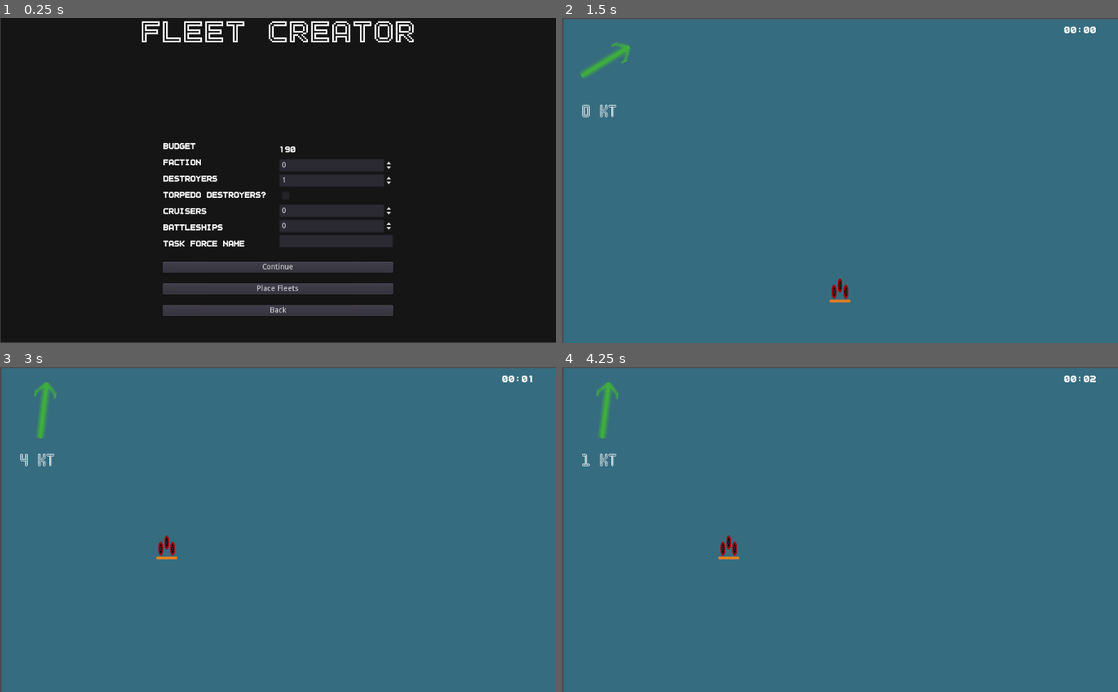
Above: before the commit, frames 1-4 (two rows, left to right).
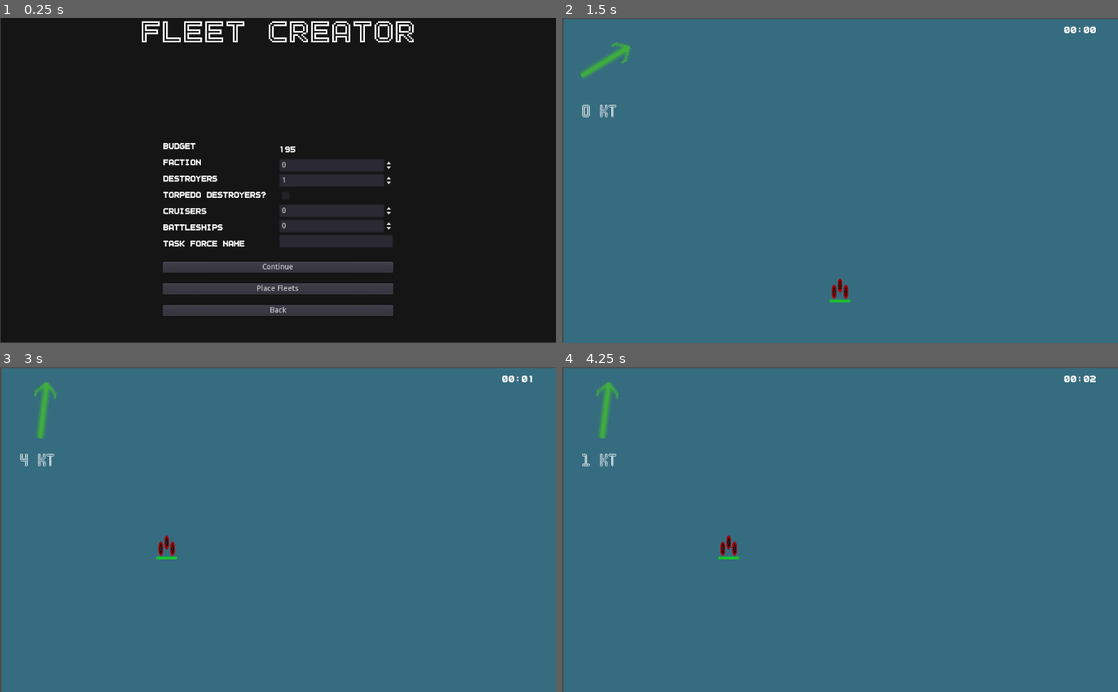
Above: after the commit, the same moments.

Repository: peter-shaw-benson/naval-game
Game: Godot game, scene res://gui/AdvancedFleetMaker.tscn
Same seed, same stepped clock (60 frames per second), same inputs: the game is played once before the commit and once after it. This scene is started directly instead of the project's main scene.
Inputs (mouse positions are in pixels of both pictures, inside the frame that each line leads up to):
- Up to frame 1 (0.25 s): no input
- Up to frame 2 (1.5 s): click (895, 242) at 0.52 s; type "Alex" at 0.6 s; click "Place Fleets" at 1.25 s
- Up to frame 3 (3 s): move the mouse to (55, 461) at 2.02 s; hold B (stop) 2.03-2.78 s; click (55, 461) at 2.17 s; tap Z (strike) at 2.3, 2.85 s; move the mouse to (166, 545) at 2.77 s; click (166, 545) at 2.92 s
- Up to frame 4 (4.25 s): tap R (repair, bound only after the commit) at 3.05 s; tap Enter at 3.5 s; move the mouse to (895, 458) at 3.52 s; hold R (repair, bound only after the commit) from 3.53 s (still down); click (895, 458) at 3.67 s; tap B (stop) at 3.8 s

The runs differ from the first frame. In frame 1, less than 0.1% of the frame differs, in the area x 52-54%, y 39-42%; in frame 2, less than 0.1%, in the area x 48-52%, y 86-88%; in frame 3, less than 0.1%; in frame 4, less than 0.1%.

Commit message:
added fire, worked on ship condition displaying a bit

Diff:
--- a/Entities/Entity.gd
+++ b/Entities/Entity.gd
@@ -4,31 +4,47 @@
 
 # Navigation Variables
 var speed: int
+var max_speed: int
+
 var max_range: int
+
 var turn_weight: float
+var max_turn_weight: float
+
 var entity_class: String
 var wind_resistance: float
 # Combat Variables
 var hide_range: int
 var visibility_range: int
 var crew: float
+
 var hit_points: float
 var max_health: float
+
 var armor: float
+var max_armor: float
 
 var weapons_list: Array
 var aircraft_list = []
+
+# Need maxes for combat / damage / healing purposes
 
 var roller = RandomNumberGenerator.new()
 
 func init(speed, max_range, turn_weight, hit_points, armor, hide_range, visibility, crew):
 	self.speed = speed
+	self.max_speed = speed
+
 	self.max_range = max_range
 	self.turn_weight = turn_weight
+	self.max_turn_weight = turn_weight
 
 	self.hit_points = hit_points
 	self.max_health = hit_points
+
 	self.armor = armor
+	self.max_armor = armor
+
 	self.hide_range = hide_range
 	self.visibility_range = visibility
 	self.crew = crew
@@ -89,8 +105,10 @@
 
 	var range_factor_accuracy
 
-
-	range_factor_accuracy = 1 / (distance / GameState.get_rangeFactor())
+	if distance > 1:
+		range_factor_accuracy = 1 / (distance / GameState.get_rangeFactor())
+	else:
+		range_factor_accuracy = 2
 
 	if distance > weapon.max_range:
 		range_factor_accuracy *= GameState.get_outOfRange()
@@ -139,3 +157,6 @@
 	s += "\nWEAPONS\n"
 
 	s += self.weapons_to_string()
+
+func repair():
+	pass
--- a/Entities/Ships/Ship.gd
+++ b/Entities/Ships/Ship.gd
@@ -9,7 +9,8 @@
 	"battery": 0.01,
 	"rudder": 0.03,
 	"armor": 0.05,
-	"hangar": 0.06
+	"hangar": 0.06,
+	"fire": 0.2
 }
 
 var subsystems_damaged = []
@@ -28,7 +29,7 @@
 
 func get_most_recent_damage():
 	if subsystems_damaged.size() > 0:
-		return subsystems_damaged.last()
+		return subsystems_damaged[-1]
 	else:
 		return "healthy"
 
@@ -76,7 +77,7 @@
 		damage_result *= 1.5
 
 			# decrease turn speed
-		self.speed = self.speed * 0.8
+		self.speed = self.speed * 0.7
 
 		subsystems_damaged.append("engine")
 
@@ -92,6 +93,12 @@
 		subsystems_damaged.append("armor")
 
 		emit_signal("hit_subsystem", "armor")
+
+	# check for fire
+	var fire_roll = randf()
+	if fire_roll < module_hit_chances["fire"] and not burning:
+		burning = true
+		#print("ship burning!")
 
 	return damage_result
 
@@ -123,3 +130,19 @@
 				damage_result *= 2
 
 		hit_points -= damage_result
+
+func repair():
+	if hit_points < max_health:
+		hit_points += 1
+
+	if armor < max_armor:
+		armor += 0.5
+
+	if turn_weight < max_turn_weight:
+		turn_weight += 0.5 * (max_turn_weight - turn_weight)
+
+	if speed < max_speed:
+		speed += 0.75 * (max_speed - speed)
+
+	if burning:
+		burning = false
--- a/Game Map/Map 2.gd
+++ b/Game Map/Map 2.gd
@@ -303,23 +303,22 @@
 func display_selected_squad(squad):
 	get_node("SquadSelected").show()
 
-	var squad_text = squad.get_squad_info()
+	var squad_status = squad.get_status(null)
 	var squad_health = squad.get_total_health()
 	var squad_max_health = squad.get_squadron_max_health()
 
-	get_node("SquadSelected/VBoxContainer/ProgressBar").max_value = squad_max_health
-	get_node("SquadSelected/VBoxContainer/ProgressBar").value = squad_health
-
-	get_node("SquadSelected/VBoxContainer/SquadInfo").text = squad_text
+	get_node("SquadSelected").set_max_health(squad_max_health)
+	get_node("SquadSelected").update_health(squad_health)
+	get_node("SquadSelected").subsystem_status(squad_status)
 
 func squad_deselected(squad):
 	get_node("SquadSelected").hide()
 
-func update_squad_info(new_info, new_health):
+func update_squad_info(new_health, ship_status):
 	if get_node("SquadSelected").visible == true:
-		get_node("SquadSelected/VBoxContainer/ProgressBar").value = new_health
-
-		get_node("SquadSelected/VBoxContainer/SquadInfo").text = new_info
+		get_node("SquadSelected").update_health(new_health)
+
+		get_node("SquadSelected").subsystem_status(ship_status)
 
 # PLANE STUFF
 
--- a/Game Map/Map 2.tscn
+++ b/Game Map/Map 2.tscn
@@ -17,8 +17,7 @@
 [ext_resource path="res://Game Map/Weather/Fog.tscn" type="PackedScene" id=15]
 [ext_resource path="res://Game Map/Calvinatron/Calvinatron.gd" type="Script" id=16]
 [ext_resource path="res://Squad/LandFort/LandFort.tscn" type="PackedScene" id=17]
-[ext_resource path="res://art/themes/BackgroundBar.tres" type="StyleBox" id=18]
-[ext_resource path="res://art/themes/healthbar.tres" type="StyleBox" id=19]
+[ext_resource path="res://gui/SquadSelected.tscn" type="PackedScene" id=18]
 
 [sub_resource type="DynamicFont" id=1]
 size = 36
@@ -92,56 +91,7 @@
 "_edit_use_anchors_": false
 }
 
-[node name="SquadSelected" type="PopupPanel" parent="."]
-visible = true
-anchor_left = 0.998619
-anchor_top = 0.997831
-anchor_right = 0.998619
-anchor_bottom = 0.997831
-margin_left = -275.586
-margin_top = -50.6986
-margin_right = 0.414124
-margin_bottom = 0.301392
-__meta__ = {
-"_edit_use_anchors_": false
-}
-
-[node name="VBoxContainer" type="VBoxContainer" parent="SquadSelected"]
-anchor_right = 1.0
-anchor_bottom = 1.0
-margin_left = 4.0
-margin_top = 4.0
-margin_right = -4.0
-margin_bottom = -4.0
-size_flags_horizontal = 3
-size_flags_vertical = 3
-__meta__ = {
-"_edit_use_anchors_": false
-}
-
-[node name="ProgressBar" type="ProgressBar" parent="SquadSelected/VBoxContainer"]
-margin_right = 268.0
-margin_bottom = 19.0
-size_flags_vertical = 3
-custom_styles/fg = ExtResource( 19 )
-custom_styles/bg = ExtResource( 18 )
-value = 60.0
-percent_visible = false
-__meta__ = {
-"_edit_use_anchors_": false
-}
-
-[node name="SquadInfo" type="RichTextLabel" parent="SquadSelected/VBoxContainer"]
-margin_top = 23.0
-margin_right = 268.0
-margin_bottom = 43.0
-size_flags_horizontal = 3
-size_flags_vertical = 3
-custom_fonts/normal_font = ExtResource( 14 )
-text = "Health"
-__meta__ = {
-"_edit_use_anchors_": false
-}
+[node name="SquadSelected" parent="." instance=ExtResource( 18 )]
 
 [node name="Ship Popup Timer" type="Timer" parent="."]
 wait_time = 2.0
--- a/Squad/ShipSquadron.gd
+++ b/Squad/ShipSquadron.gd
@@ -24,12 +24,15 @@
 var ongoing_fire = Fire.new()
 var burning_animation = false
 
+# repairing
+var repairing = false
+
 # Called when the node enters the scene tree for the first time.
 func _ready():
 
 	# Combat Variables:
 	get_node("ShotTimer").wait_time = GameState.get_combatPace()
-	get_node("StatusPopups/Condition Popup").wait_time = GameState.get_combatPace() * 0.8
+	get_node("Condition Popup").wait_time = GameState.get_combatPace() * 0.8
 
 	self.weapon_dict = construct_weapon_dict()
 
@@ -84,11 +87,35 @@
 			self.current_target = self.global_position
 			self.target_array = []
 
+		elif Input.is_action_pressed("repair"):
+			# stop boat
+			if not repairing and not current_enemy_squadron:
+				start_repairs()
+			else:
+				end_repairs()
+
 		elif Input.is_action_pressed("patrol"):
 			last_button = "patrol"
 
 		elif Input.is_action_pressed("cancel"):
 			last_button = ""
+
+func start_repairs():
+	print("repairing")
+
+	self.current_target = self.global_position
+	self.target_array = []
+	self.stopped = true
+
+	self.repairing = true
+	get_node("RepairClock").start()
+
+func end_repairs():
+	print("stopped repairing")
+
+	self.stopped = false
+	self.repairing = false
+	get_node("RepairClock").stop()
 
 # Handle Island collisions
 func _on_Squadron_area_entered(area):
@@ -151,14 +178,7 @@
 		global_position.y - 20
 	)
 
-	get_node("StatusPopups/PopupHealth").rect_position = popup_location
-
-	var popup_location2 = Vector2(
-		global_position.x + 20,
-		global_position.y
-	)
-
-	get_node("StatusPopups/PopupConditions").rect_position = popup_location
+	get_node("StatusPopups").rect_position = popup_location
 
 func construct_weapon_dict():
 	weapon_dict = {}
@@ -184,8 +204,16 @@
 
 	return weapon_list
 
-func get_squadron_max_health():
-	return get_node("HealthBar").max_value
+func get_squadron_max_health(ship_based=false):
+	if ship_based:
+		var max_h = 0
+
+		for ship in units:
+			max_h += ship.get_max_health()
+
+		return max_h
+	else:
+		return get_node("HealthBar").max_value
 
 func construct_ship_dict():
 	ship_dict = {
@@ -222,7 +250,7 @@
 	current_enemy_squadron = null
 
 	get_node("ShotTimer").stop()
-	get_node("StatusPopups/PopupHealth").hide()
+	get_node("StatusPopups").hide()
 
 	#print(self.ships)
 
@@ -263,7 +291,12 @@
 
 	# screen weight is the ratio of capitals to screens, times the capital weight.
 	# screens will almost always be more.
-	var screen_weight = 1 - ((num_capitals / num_screens) * capital_weight)
+	var screen_weight
+
+	if num_screens == 0:
+		screen_weight = 0
+	else:
+		screen_weight = 1 - ((num_capitals / num_screens) * capital_weight)
 
 	if (num_capitals >= num_screens):
 		screen_weight = num_screens / num_capitals
@@ -311,7 +344,8 @@
 
 			# display in squad status?
 
-		if damaged_ship.get_most_recent_damage() != "healthy":
+		if damaged_ship.get_most_recent_damage() != "healthy"\
+		and self.faction == GameState.get_playerFaction():
 			on_subsystem_damage(damaged_ship.get_most_recent_damage())
 
 		check_ship_removal(damaged_ship, damage_index)
@@ -325,7 +359,7 @@
 		if self.faction == GameState.get_playerFaction():
 			self.show_attack_damage(get_node("HealthBar").value, get_total_health())
 
-	emit_signal("update_squad_info", get_squad_info(), get_total_health())
+		emit_signal("update_squad_info", get_total_health(), get_status(damaged_ship))
 
 func check_ship_removal(damaged_ship, damage_index):
 	if damaged_ship.get_health() <= 0:
@@ -348,7 +382,7 @@
 
 func shoot_guns(weapon_shooting_list, enemy_squadron, _stopped=false):
 
-	if enemy_squadron:
+	if enemy_squadron and not repairing:
 		for w in weapon_shooting_list:
 			enemy_squadron.take_damage(w, global_position.distance_to(enemy_squadron.global_position), stopped)
 
@@ -361,8 +395,10 @@
 			shoot_guns(weapon_dict[f], current_enemy_squadron)
 
 	if burning_ships.size() > 0:
+		#print(burning_ships)
+		#print("squadron burning!")
 		for ship in burning_ships:
-			ship.damage(ongoing_fire, false, 0, true)
+			ship.damage(ongoing_fire, false, -1, true)
 
 			check_ship_removal(ship, units.find(ship))
 
@@ -377,30 +413,58 @@
 		global_position.y - 20
 	)
 
-	get_node("StatusPopups/PopupHealth").show()
-	get_node("StatusPopups/PopupHealth").rect_position = popup_location
-	get_node("StatusPopups/PopupHealth/HealthText").text = damage_str
-
-	get_node("StatusPopups/Condition Popup").start()
+	get_node("StatusPopups").show()
+	get_node("StatusPopups").rect_position = popup_location
+
+	get_node("StatusPopups").set_health(damage_str)
+
+	get_node("Condition Popup").start()
 
 func on_subsystem_damage(type):
-	print("subsystem damaged:" + type)
+	# TODO: fully connect this
+
+	#print("subsystem damaged:" + type)
 
 	var popup_location = Vector2(
 		global_position.x + 20,
-		global_position.y
+		global_position.y - 20
 	)
 
 	var condition_str = type.to_upper()
 
-	get_node("StatusPopups/PopupConditions").show()
-	get_node("StatusPopups/PopupConditions").rect_position = popup_location
-	get_node("StatusPopups/PopupConditions/ConditionText").text = condition_str
+	get_node("StatusPopups").show()
+	get_node("StatusPopups").rect_position = popup_location
+
+	get_node("StatusPopups").set_condition(condition_str)
 
 	get_node("Condition Popup").start()
-
 
 func _on_Condition_Popup_timeout():
 	#print("hiding health popup")
-	get_node("PopupHealth").hide()
-	get_node("PopupConditions").hide()
+	get_node("StatusPopups").hide()
+
+func _on_RepairClock_timeout():
+	#print(str(get_total_health()) + "\t" + str(get_squadron_max_health(true)))
+
+	if (get_squadron_max_health(true) - get_total_health()) < 1:
+		end_repairs()
+
+	for ship in units:
+		ship.repair()
+
+		if ship in burning_ships:
+			burning_ships.remove(burning_ships.find(ship))
+
+		self.update_healthbar()
+
+	emit_signal("update_squad_info", get_total_health(), get_status(null))
+
+func get_status(damaged_ship):
+	if repairing:
+		return "repairing"
+	elif damaged_ship:
+		return damaged_ship.get_most_recent_damage()
+	elif burning_ships.size() > 0:
+		return "burning"
+	else:
+		return ""
--- a/Squad/Squadron.tscn
+++ b/Squad/Squadron.tscn
@@ -9,7 +9,7 @@
 [ext_resource path="res://art/Squadron Sprites 2/sprite_5.png" type="Texture" id=7]
 [ext_resource path="res://Miscellaneous/Detection Area.tscn" type="PackedScene" id=8]
 [ext_resource path="res://gui/StatusPopups.tscn" type="PackedScene" id=9]
-[ext_resource path="res://art/themes/fire.tres" type="StyleBox" id=10]
+[ext_resource path="res://art/themes/healthbar.tres" type="StyleBox" id=10]
 
 [sub_resource type="SpriteFrames" id=1]
 animations = [ {
@@ -84,8 +84,15 @@
 [node name="ShotTimer" type="Timer" parent="."]
 wait_time = 0.5
 
+[node name="RepairClock" type="Timer" parent="."]
+
 [node name="StatusPopups" parent="." instance=ExtResource( 9 )]
-margin_left = 0.176773
-margin_right = 40.1768
+margin_right = 112.0
+margin_bottom = 40.0
+
+[node name="Condition Popup" type="Timer" parent="."]
+one_shot = true
 [connection signal="area_entered" from="." to="." method="_on_Squadron_area_entered"]
 [connection signal="timeout" from="ShotTimer" to="." method="_on_ShotTimer_timeout"]
+[connection signal="timeout" from="RepairClock" to="." method="_on_RepairClock_timeout"]
+[connection signal="timeout" from="Condition Popup" to="." method="_on_Condition_Popup_timeout"]
--- a/Weapons/HeavyGun.gd
+++ b/Weapons/HeavyGun.gd
@@ -1,13 +1,13 @@
 extends "res://Weapons/Weapon.gd"
 
 var weapon_stats = {
-	"max_range": 120,
-	"fire_rate": 3,
-	"damage": 10,
-	"piercing": 12,
+	"max_range": 150,
+	"fire_rate": 4,
+	"damage": 5,
+	"piercing": 11,
 	"armor_damage": 1,
 	"anti_air": 0,
-	"base_accuracy": 0.75,
+	"base_accuracy": 0.5,
 	"accuracy_gain": 0.03
 }
 
--- a/Weapons/LightGun.gd
+++ b/Weapons/LightGun.gd
@@ -1,7 +1,7 @@
 extends "res://Weapons/Weapon.gd"
 
 var weapon_stats = {
-	"max_range": 40,
+	"max_range": 60,
 	"fire_rate": 1,
 	"damage": 0.5,
 	"piercing": 2,
--- a/Weapons/MediumGun.gd
+++ b/Weapons/MediumGun.gd
@@ -3,11 +3,11 @@
 var weapon_stats = {
 	"max_range": 100,
 	"fire_rate": 2,
-	"damage": 5,
+	"damage": 3,
 	"piercing": 7,
 	"armor_damage": 0.5,
 	"anti_air": 0.2,
-	"base_accuracy": 0.6,
+	"base_accuracy": 0.4,
 	"accuracy_gain": 0.03
 }
 
--- a/gui/AdvancedFleetMaker.gd
+++ b/gui/AdvancedFleetMaker.gd
@@ -7,9 +7,9 @@
 const Battleship = preload("res://Entities/Ships/Battleship.gd")
 
 # Budget costs:
-var destroyer_price = 10
-var cruiser_price = 20
-var battleship_price = 100
+var destroyer_price = 5
+var cruiser_price = 30
+var battleship_price = 50
 var torpedo_multiplier = 1.2
 
 var num_destroyers = 1
--- /dev/null
+++ b/gui/SquadSelected.gd
@@ -0,0 +1,32 @@
+extends PopupPanel
+
+var burning_color = Color("#E67E22")
+var repair_color = Color("#5DADE2")
+var subsystem_color = Color("9a25aa")
+var healthy_color = Color("1bc32a")
+
+var color_dict = {
+	"burning": burning_color,
+	"repairing": repair_color,
+	"healthy": healthy_color
+}
+
+func _ready():
+	get_node("VBoxContainer/SquadStatus").text = "HEALTHY"
+
+func change_font_color(color):
+	get_node("VBoxContainer/SquadStatus").set("custom_colors/default_color", color)
+
+func subsystem_status(status):
+	if status in color_dict:
+		change_font_color(color_dict[status])
+	else:
+		change_font_color(subsystem_color)
+
+	get_node("VBoxContainer/SquadStatus").text = status.to_upper()
+
+func update_health(new_health):
+	get_node("VBoxContainer/ProgressBar").value = new_health
+
+func set_max_health(max_health):
+	get_node("VBoxContainer/ProgressBar").max_value = max_health
--- /dev/null
+++ b/gui/SquadSelected.tscn
@@ -0,0 +1,57 @@
+[gd_scene load_steps=5 format=2]
+
+[ext_resource path="res://art/themes/BackgroundBar.tres" type="StyleBox" id=1]
+[ext_resource path="res://fonts/basic_font2.tres" type="DynamicFont" id=2]
+[ext_resource path="res://art/themes/healthbar.tres" type="StyleBox" id=3]
+[ext_resource path="res://gui/SquadSelected.gd" type="Script" id=4]
+
+[node name="SquadSelected" type="PopupPanel"]
+anchor_left = 0.998619
+anchor_top = 0.997831
+anchor_right = 0.998619
+anchor_bottom = 0.997831
+margin_left = -240.586
+margin_top = -55.6986
+margin_right = 0.414124
+margin_bottom = 0.301392
+script = ExtResource( 4 )
+__meta__ = {
+"_edit_use_anchors_": false
+}
+
+[node name="VBoxContainer" type="VBoxContainer" parent="."]
+anchor_right = 1.0
+anchor_bottom = 1.0
+margin_left = 4.0
+margin_top = 4.0
+margin_right = -4.0
+margin_bottom = -4.0
+size_flags_horizontal = 3
+size_flags_vertical = 3
+__meta__ = {
+"_edit_use_anchors_": false
+}
+
+[node name="ProgressBar" type="ProgressBar" parent="VBoxContainer"]
+margin_right = 233.0
+margin_bottom = 22.0
+size_flags_vertical = 3
+custom_styles/fg = ExtResource( 3 )
+custom_styles/bg = ExtResource( 1 )
+value = 60.0
+percent_visible = false
+__meta__ = {
+"_edit_use_anchors_": false
+}
+
+[node name="SquadStatus" type="RichTextLabel" parent="VBoxContainer"]
+margin_top = 26.0
+margin_right = 233.0
+margin_bottom = 48.0
+size_flags_horizontal = 3
+size_flags_vertical = 3
+custom_fonts/normal_font = ExtResource( 2 )
+custom_colors/default_color = Color( 0.862745, 0.156863, 0.156863, 1 )
+__meta__ = {
+"_edit_use_anchors_": false
+}
--- /dev/null
+++ b/gui/StatusPopups.gd
@@ -0,0 +1,12 @@
+extends Popup
+
+
+func _ready():
+	get_node("VBoxContainer/HealthText").text = ""
+	get_node("VBoxContainer/ConditionText").text = ""
+
+func set_health(health_str):
+	get_node("VBoxContainer/HealthText").text = health_str
+
+func set_condition(condition_str):
+	get_node("VBoxContainer/ConditionText").text = condition_str
--- a/gui/StatusPopups.tscn
+++ b/gui/StatusPopups.tscn
@@ -1,60 +1,47 @@
-[gd_scene load_steps=2 format=2]
+[gd_scene load_steps=3 format=2]
 
 [ext_resource path="res://fonts/basic_font2.tres" type="DynamicFont" id=1]
+[ext_resource path="res://gui/StatusPopups.gd" type="Script" id=2]
 
-[node name="StatusPopups" type="Control"]
-margin_right = 40.0
-margin_bottom = 40.0
+[node name="StatusPopups" type="Popup"]
+margin_right = 138.0
+margin_bottom = 41.0
 mouse_filter = 2
+script = ExtResource( 2 )
 __meta__ = {
 "_edit_use_anchors_": false
 }
 
-[node name="PopupHealth" type="Popup" parent="."]
-visible = true
-margin_left = 27.0
-margin_top = -30.0
-margin_right = 127.0
-margin_bottom = -5.0
+[node name="VBoxContainer" type="VBoxContainer" parent="."]
+anchor_right = 1.0
+anchor_bottom = 1.0
 __meta__ = {
 "_edit_use_anchors_": false
 }
 
-[node name="HealthText" type="RichTextLabel" parent="PopupHealth"]
-anchor_right = 1.0
-anchor_bottom = 1.0
-margin_left = 4.59619
-margin_top = -0.176773
-margin_right = 4.59619
-margin_bottom = -0.176773
+[node name="HealthText" type="RichTextLabel" parent="VBoxContainer"]
+margin_right = 138.0
+margin_bottom = 18.0
+size_flags_horizontal = 3
+size_flags_vertical = 3
 custom_fonts/normal_font = ExtResource( 1 )
 custom_colors/default_color = Color( 0.737255, 0.145098, 0.145098, 1 )
+text = "-10"
 scroll_active = false
 __meta__ = {
 "_edit_use_anchors_": false
 }
 
-[node name="PopupConditions" type="Popup" parent="."]
-visible = true
-margin_left = 31.0
-margin_top = -1.0
-margin_right = 168.0
-margin_bottom = 28.0
-__meta__ = {
-"_edit_use_anchors_": false
-}
-
-[node name="ConditionText" type="RichTextLabel" parent="PopupConditions"]
-anchor_top = 0.0121915
-anchor_right = 1.0
-anchor_bottom = 1.01219
+[node name="ConditionText" type="RichTextLabel" parent="VBoxContainer"]
+margin_top = 22.0
+margin_right = 138.0
+margin_bottom = 41.0
+size_flags_horizontal = 3
+size_flags_vertical = 3
 custom_fonts/normal_font = ExtResource( 1 )
 custom_colors/default_color = Color( 0.603922, 0.145098, 0.666667, 1 )
+text = "Battery"
 scroll_active = false
 __meta__ = {
 "_edit_use_anchors_": false
 }
-
-[node name="Condition Popup" type="Timer" parent="."]
-wait_time = 2.0
-one_shot = true
--- a/project.godot
+++ b/project.godot
@@ -199,6 +199,11 @@
 "events": [ Object(InputEventKey,"resource_local_to_scene":false,"resource_name":"","device":0,"alt":false,"shift":false,"control":false,"meta":false,"command":false,"pressed":false,"scancode":32,"unicode":0,"echo":false,"script":null)
  ]
 }
+repair={
+"deadzone": 0.5,
+"events": [ Object(InputEventKey,"resource_local_to_scene":false,"resource_name":"","device":0,"alt":false,"shift":false,"control":false,"meta":false,"command":false,"pressed":false,"scancode":82,"unicode":0,"echo":false,"script":null)
+ ]
+}
 
 [layer_names]
 
Not shown: 1 places in Game Map/Map 2.tscn that only renumber resources
